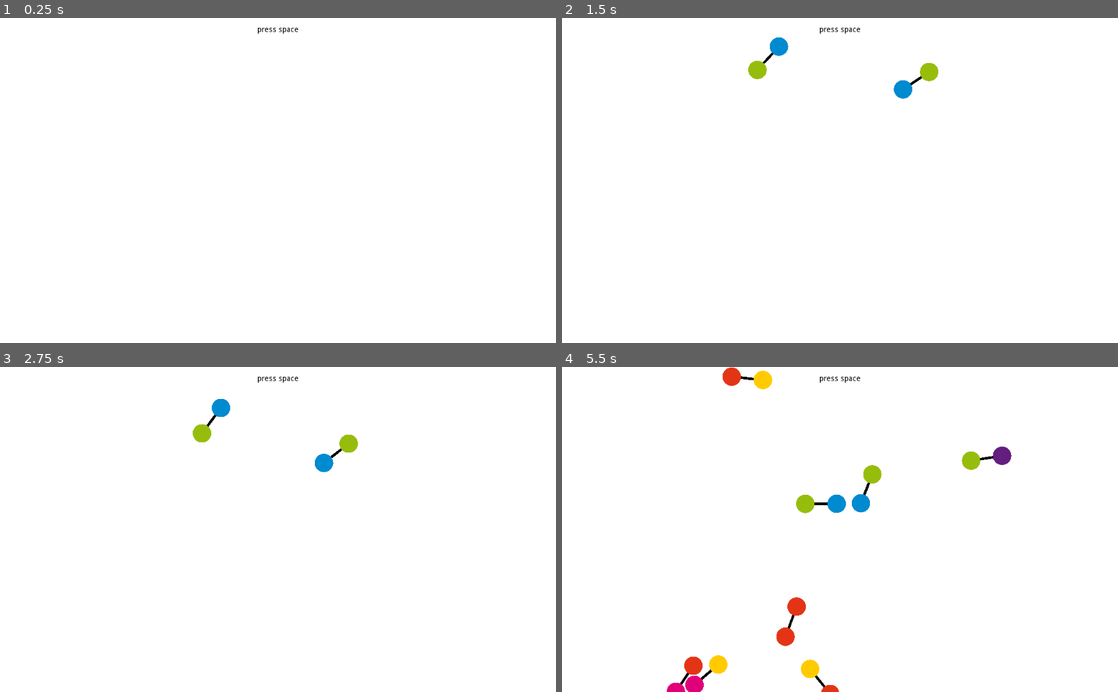
Above: before the commit, frames 1-4 (two rows, left to right).
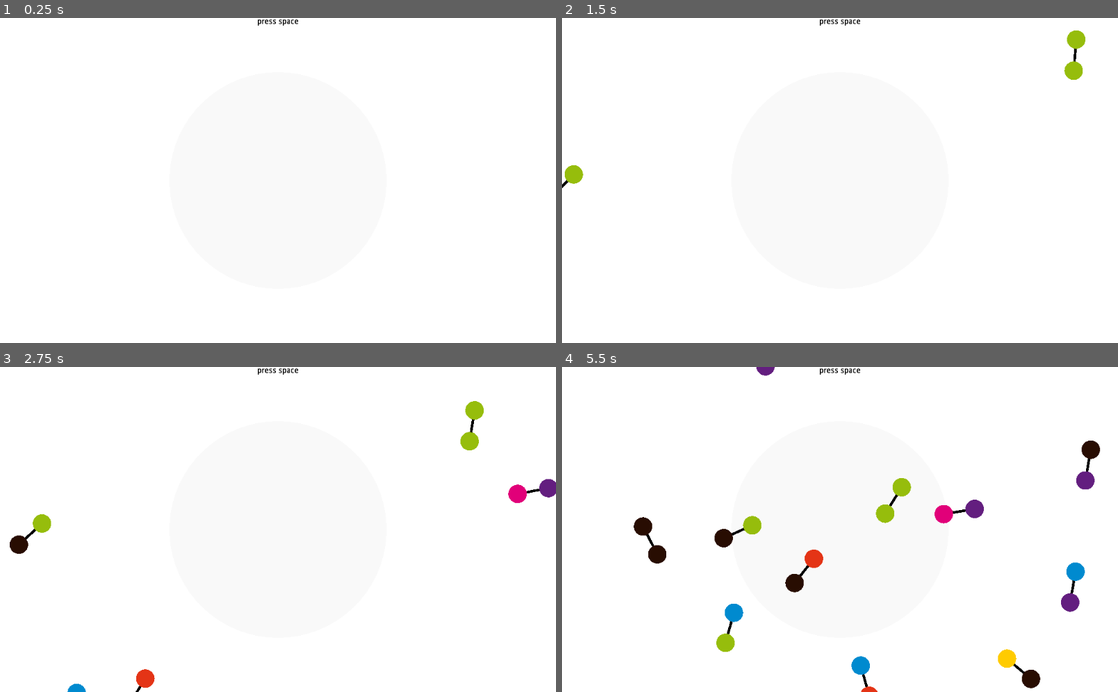
Above: after the commit, the same moments.

Repository: payload/naubino-godot
Game: Godot game, scene res://Game.tscn
Two runs of this game, one before a commit and one after it. Both use one fixed random seed, a clock stepped at 60 frames per second and the inputs below.
Inputs (mouse positions are in pixels of both pictures, inside the frame that each line leads up to):
- Up to frame 1 (0.25 s): no input
- Up to frame 2 (1.5 s): tap Space (spawn_random) at 0.5, 0.6, 1.25 s; move the mouse to (962, 164) at 0.52 s; click (962, 164) at 0.67 s; move the mouse to (778, 44) at 1.27 s; click (778, 44) at 1.35 s
- Up to frame 3 (2.75 s): tap Space (spawn_random) at 1.55, 2, 2.1 s; move the mouse to (205, 432) at 2.02 s; click (205, 432) at 2.17 s
- Up to frame 4 (5.5 s): tap Space (spawn_random) at 2.75, 2.85, 3.5, 3.8, 4.25, 4.35, 5.1 s; move the mouse to (912, 445) at 2.77 s; click (912, 445) at 2.92 s; move the mouse to (884, 474) at 3.52 s; click (884, 474) at 3.6 s; move the mouse to (801, 643) at 4.27 s; click (801, 643) at 4.42 s; move the mouse to (812, 672) at 5.02 s; click (812, 672) at 5.17 s

The runs differ from the first frame. In frame 1, 0.2% of the frame differs, in the area x 46-54%, y 0-5%; in frame 2, 1.3%; in frame 3, 2.0%; in frame 4, 5.9%, in the area x 12-97%, y 0-100%.

Commit message:
fix UI scaling, center circle hint, naub pair spawn

Diff:
--- a/Game.gd
+++ b/Game.gd
@@ -11,7 +11,7 @@
 
 		var radius_sum = naub1.radius + naub2.radius
 		var r = get_viewport_rect().size.x
-		var pos = Vector2(r * sqrt(randf()), 0).rotated(TAU * randf())
+		var pos = Vector2(r / 2, 0).rotated(TAU * randf())
 		var off = Vector2(radius_sum * 1.7 / 2, 0).rotated(TAU * randf())
 		naub1.global_position = pos + off
 		naub2.global_position = pos - off
--- a/Game.tscn
+++ b/Game.tscn
@@ -1,8 +1,13 @@
-[gd_scene load_steps=6 format=2]
+[gd_scene load_steps=8 format=2]
 
+[ext_resource path="res://GameUI.tscn" type="PackedScene" id=1]
 [ext_resource path="res://Game.gd" type="Script" id=2]
 [ext_resource path="res://Autopilot.gd" type="Script" id=3]
 [ext_resource path="res://NaubinoRules.gd" type="Script" id=4]
+
+[sub_resource type="SphereMesh" id=3]
+radius = 200.0
+height = 400.0
 
 [sub_resource type="RectangleShape2D" id=1]
 extents = Vector2( 10000, 10000 )
@@ -10,11 +15,16 @@
 [sub_resource type="CircleShape2D" id=2]
 radius = 100.0
 
-[node name="Node2D" type="Node2D"]
+[node name="Game" type="Node2D"]
 position = Vector2( 512, 300 )
 script = ExtResource( 2 )
 
 [node name="GravityCenter" type="Node2D" parent="."]
+
+[node name="MeshInstance2D" type="MeshInstance2D" parent="GravityCenter"]
+modulate = Color( 0.980392, 0.980392, 0.980392, 1 )
+z_index = -1
+mesh = SubResource( 3 )
 
 [node name="Pull" type="Area2D" parent="GravityCenter"]
 space_override = 1
@@ -37,6 +47,9 @@
 [node name="Circle" type="CollisionShape2D" parent="GravityCenter/Null"]
 shape = SubResource( 2 )
 
+[node name="Camera2D" type="Camera2D" parent="GravityCenter"]
+current = true
+
 [node name="Autopilot" type="Node" parent="."]
 script = ExtResource( 3 )
 enabled = false
@@ -44,18 +57,4 @@
 [node name="NaubinoRules" type="Node" parent="."]
 script = ExtResource( 4 )
 
-[node name="Camera2D" type="Camera2D" parent="."]
-
-[node name="CanvasLayer" type="CanvasLayer" parent="."]
-follow_viewport_enable = true
-
-[node name="Label" type="Label" parent="CanvasLayer"]
-modulate = Color( 0, 0, 0, 1 )
-anchor_left = 0.5
-anchor_right = 0.5
-margin_left = -38.0
-margin_top = 15.0
-margin_right = 38.0
-margin_bottom = 14.0
-text = "press space"
-align = 1
+[node name="GameUI" parent="." instance=ExtResource( 1 )]
--- /dev/null
+++ b/GameUI.tscn
@@ -0,0 +1,12 @@
+[gd_scene format=2]
+
+[node name="GameUI" type="CanvasLayer"]
+
+[node name="Label" type="Label" parent="."]
+modulate = Color( 0, 0, 0, 1 )
+anchor_left = 0.5
+anchor_right = 0.5
+margin_left = -38.0
+margin_right = 38.0
+margin_bottom = 14.0
+text = "press space"
--- a/NaubLink.tscn
+++ b/NaubLink.tscn
@@ -10,7 +10,7 @@
 script = ExtResource( 1 )
 
 [node name="black" type="Line2D" parent="."]
-z_index = -2
+z_index = -1
 z_as_relative = false
 points = PoolVector2Array( 0, 0, 0, 40 )
 default_color = Color( 0, 0, 0, 1 )
--- a/project.godot
+++ b/project.godot
@@ -33,6 +33,7 @@
 [autoload]
 
 Global="*res://Global.gd"
+MainUi="*res://GameUI.tscn"
 
 [global]
 
